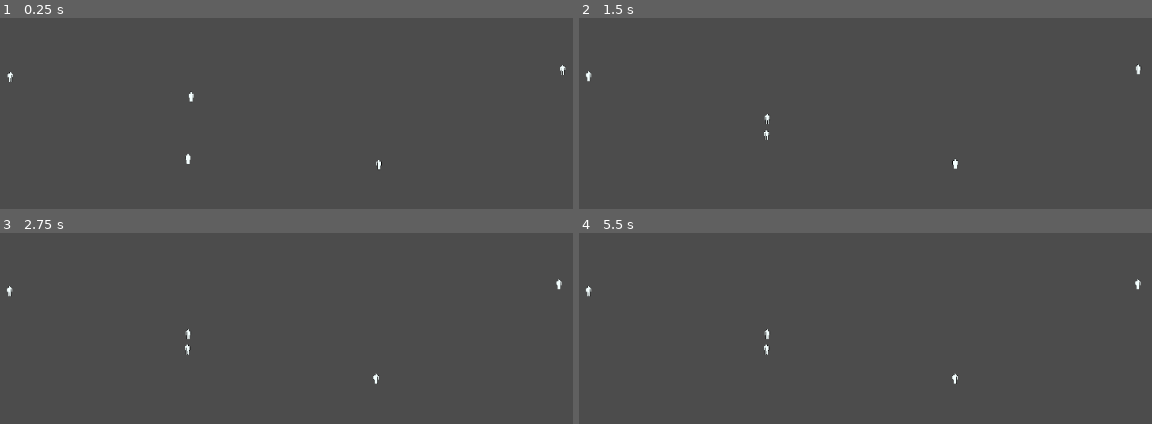
Above: before the commit, frames 1-4 (two rows, left to right).
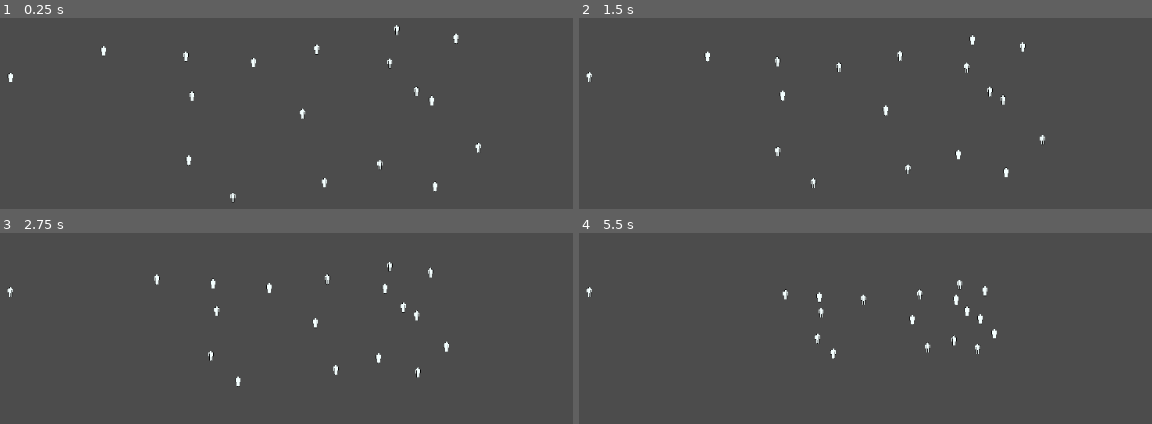
Above: after the commit, the same moments.

Repository: silverhammermba/GGJ2022
Game: Godot game, scene res://Battlefield.tscn
Two runs of this game, one before a commit and one after it. Both use one fixed random seed, a clock stepped at 60 frames per second and the inputs below.
Inputs:
- Up to frame 1 (0.25 s): no input
- Up to frame 2 (1.5 s): no input
- Up to frame 3 (2.75 s): no input
- Up to frame 4 (5.5 s): no input

The runs differ from the first frame. In frame 1, 0.7% of the frame differs, in the area x 1-99%, y 3-97%; in frame 2, 0.8%; in frame 3, 0.9%, in the area x 1-99%, y 15-81%; in frame 4, 0.9%.

Commit message:
try making pawns also move in herd direction

Diff:
--- a/Battlefield.tscn
+++ b/Battlefield.tscn
@@ -5,7 +5,46 @@
 [node name="Battlefield" type="Node2D"]
 
 [node name="Pawn" parent="." instance=ExtResource( 1 )]
-position = Vector2( 884, 162 )
+position = Vector2( 670, 110 )
+
+[node name="Pawn6" parent="." instance=ExtResource( 1 )]
+position = Vector2( 746, 121 )
+
+[node name="Pawn7" parent="." instance=ExtResource( 1 )]
+position = Vector2( 775, 262 )
+
+[node name="Pawn8" parent="." instance=ExtResource( 1 )]
+position = Vector2( 695, 189 )
+
+[node name="Pawn9" parent="." instance=ExtResource( 1 )]
+position = Vector2( 293, 137 )
+
+[node name="Pawn10" parent="." instance=ExtResource( 1 )]
+position = Vector2( 460, 326 )
+
+[node name="Pawn11" parent="." instance=ExtResource( 1 )]
+position = Vector2( 399, 144 )
+
+[node name="Pawn12" parent="." instance=ExtResource( 1 )]
+position = Vector2( 486, 152 )
+
+[node name="Pawn13" parent="." instance=ExtResource( 1 )]
+position = Vector2( 549, 218 )
+
+[node name="Pawn14" parent="." instance=ExtResource( 1 )]
+position = Vector2( 719, 312 )
+
+[node name="Pawn15" parent="." instance=ExtResource( 1 )]
+position = Vector2( 661, 153 )
+
+[node name="Pawn16" parent="." instance=ExtResource( 1 )]
+position = Vector2( 577, 307 )
+
+[node name="Pawn17" parent="." instance=ExtResource( 1 )]
+position = Vector2( 715, 201 )
+
+[node name="Pawn18" parent="." instance=ExtResource( 1 )]
+position = Vector2( 567, 135 )
 
 [node name="Pawn2" parent="." instance=ExtResource( 1 )]
 position = Vector2( 403, 278 )
--- a/Pawn.gd
+++ b/Pawn.gd
@@ -3,6 +3,9 @@
 export var hp = 100
 export var morale = 100
 export var speed = 10
+export var weight_toward_friends = 1.0
+export var weight_follow_herd = 1.0
+export var follow_herd_speed_threshold = 1.0
 
 var friend_zone: Area2D
 
@@ -20,14 +23,21 @@
 		return
 
 	var friend_centroid = Vector2()
+	var herd_direction = Vector2()
 
 	for body in bodies:
 		if body != self:
 			friend_centroid += body.global_position
+			if body.linear_velocity.length_squared() > follow_herd_speed_threshold:
+				herd_direction += body.target_direction
 
 	friend_centroid /= (bodies.size() - 1)
+	herd_direction /= (bodies.size() - 1)
 
-	target_direction = friend_centroid - global_position
+	var toward_friends = friend_centroid - global_position
+
+	target_direction = (toward_friends * weight_toward_friends + herd_direction * weight_follow_herd) / (weight_toward_friends + weight_follow_herd)
+	target_direction = target_direction
 
 func _integrate_forces(state):
 	applied_force = target_direction * speed
--- a/Pawn.tscn
+++ b/Pawn.tscn
@@ -11,7 +11,9 @@
 [node name="Pawn" type="RigidBody2D"]
 mode = 2
 script = ExtResource( 2 )
-speed = 1
+speed = 4
+weight_follow_herd = 10.0
+follow_herd_speed_threshold = 0.1
 
 [node name="CollisionShape2D" type="CollisionShape2D" parent="."]
 shape = SubResource( 1 )
